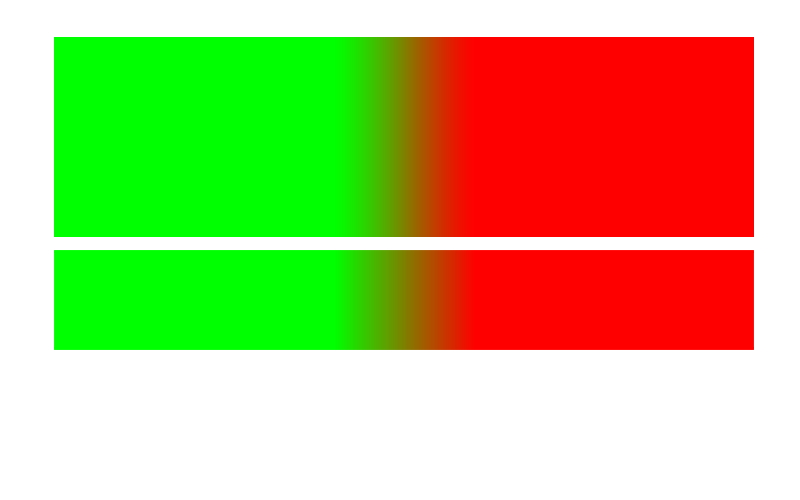
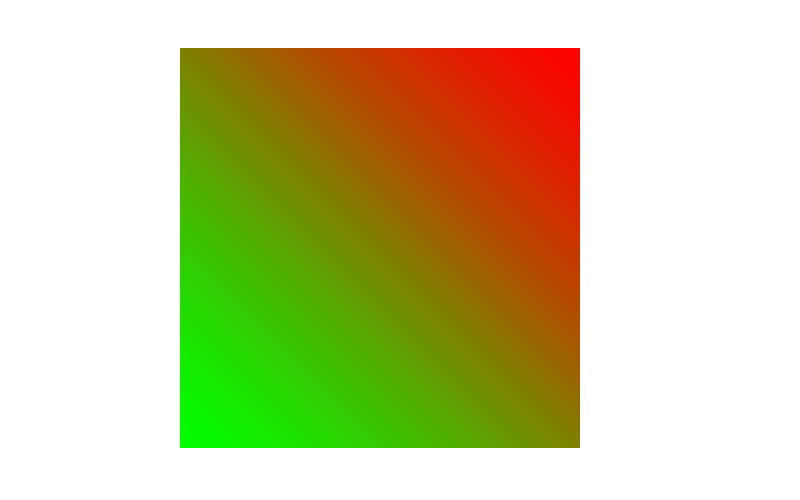
Layered file, before and after one edit (w=800, h=500). Changes by layer:
removed layer "gradient" over [54, 250, 754, 350]
painted on "Rectangle" over [54, 37, 754, 448]
showed "Layer 0" over [54, 37, 754, 448]
